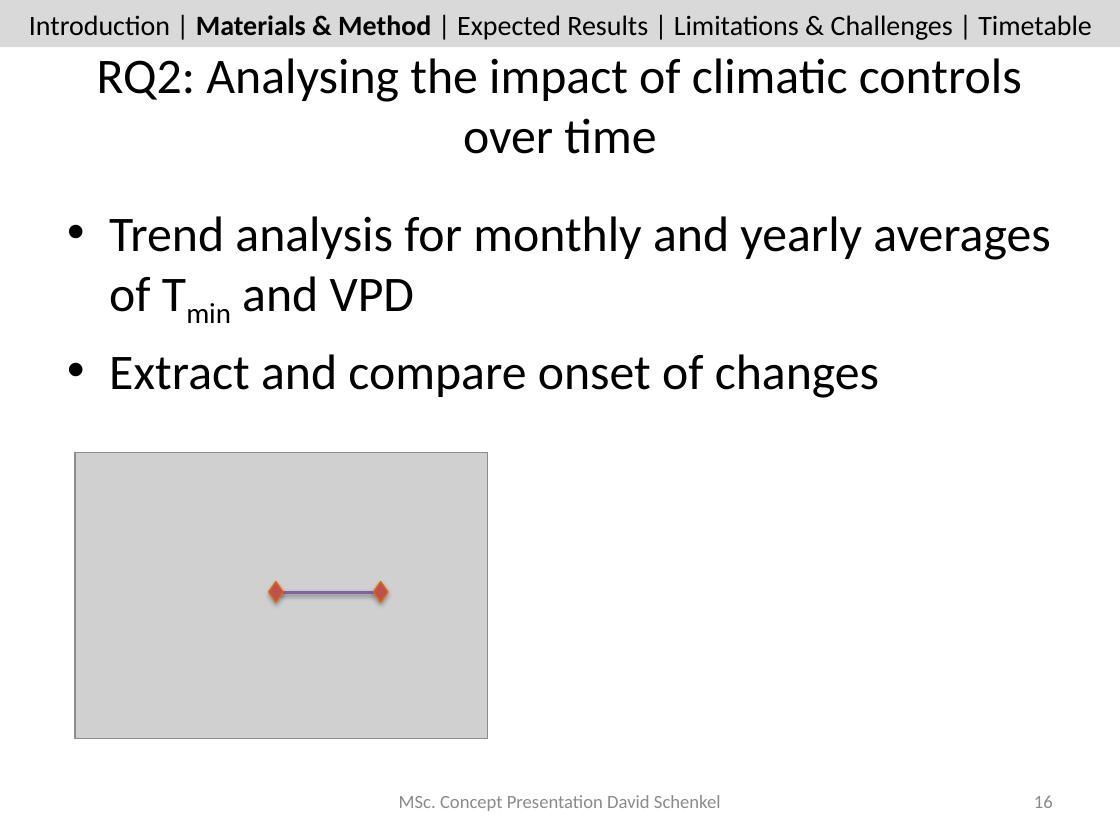
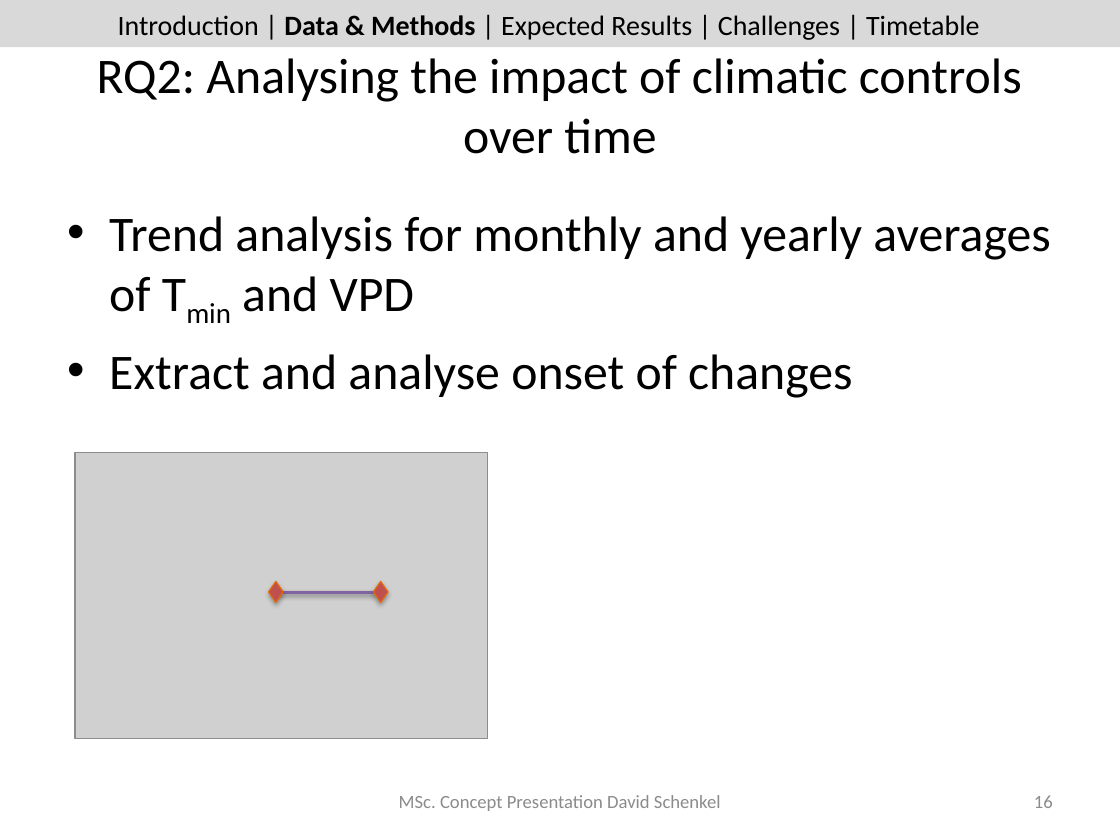
Before and after one commit to dschenkel/geo511, a slide deck: slide 16 of concept_presentation.pptx. Drawn at 1120x840 pixels with LibreOffice and Linux fonts; fonts in the diff are those of the drawing; grey boxes stand for pictures. Boxes give left, top, right and bottom in pixels: in the first picture for what was removed or moved away, otherwise in the second. Text is boxed around its words. In the diff, an @@ line names an element or a change of style, - is before the commit and + after.

```diff
--- a/concept_presentation.pptx
+++ b/concept_presentation.pptx
@@ text at bbox=[118, 15, 980, 40]: text changed @@
-Introduction | Materials & Method | Expected Results | Limitations & Challenges | Timetable
+Introduction | Data & Methods | Expected Results | Challenges | Timetable
@@ text at bbox=[109, 354, 852, 398]: text changed @@
-• Extract and compare onset of changes
+• Extract and analyse onset of changes
```
Also in this commit, not shown: 19 other slides changed, 2 other files.
